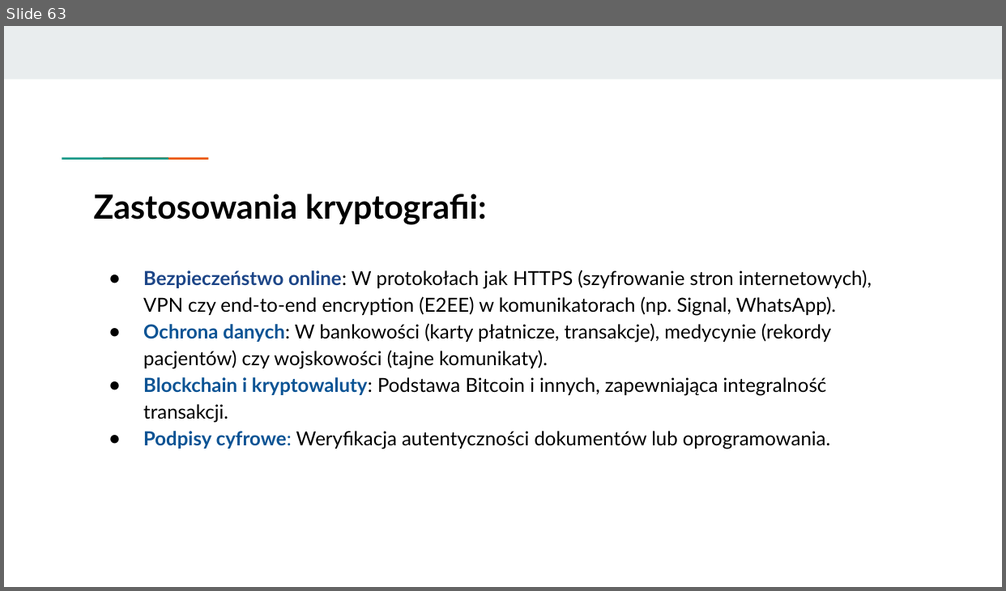
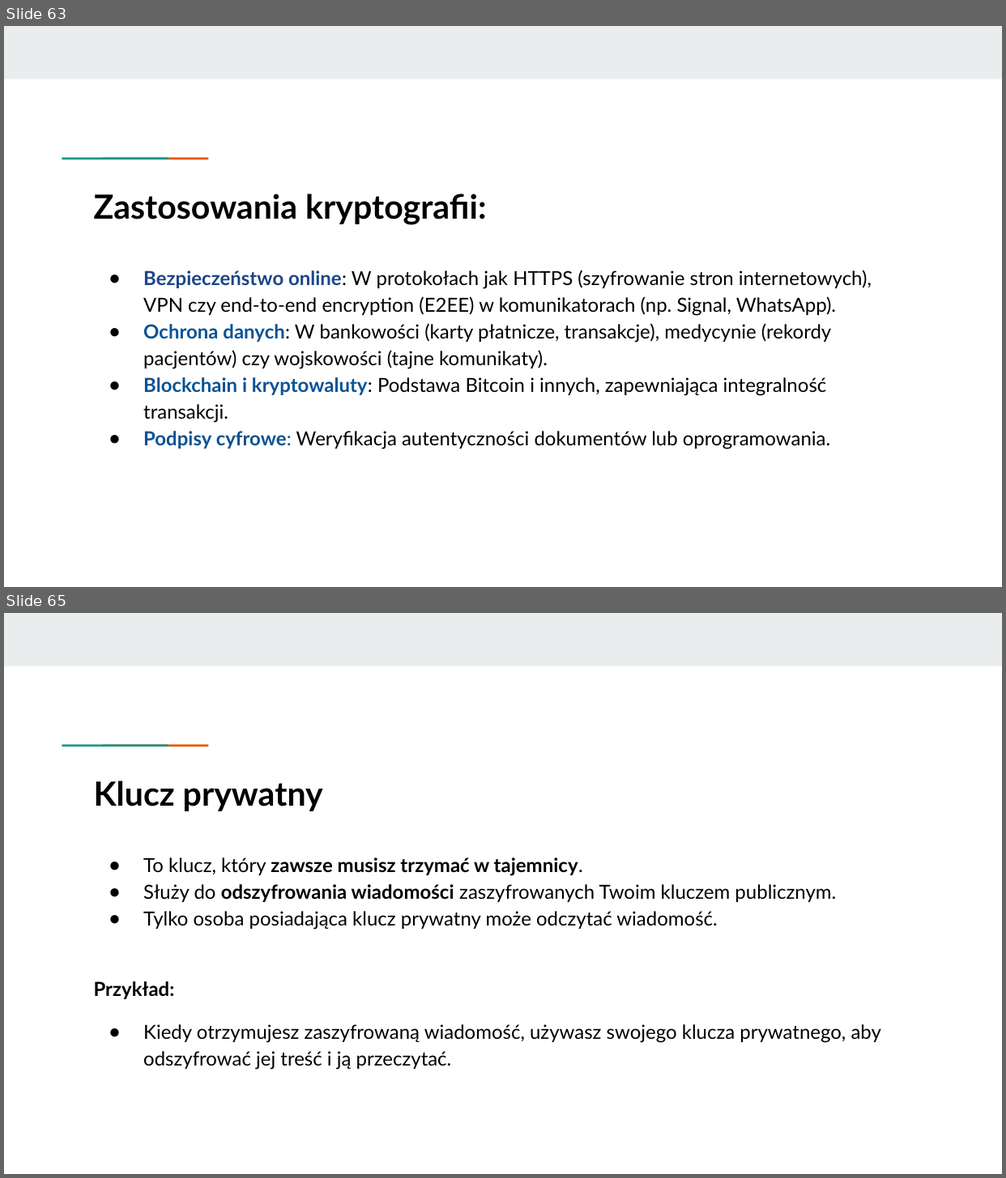
Before and after one commit to KasiaKasia/PRZEDMIOTY, a slide deck: ZASTOSOWANIE_INFORMATYKI/1A-gr_2/Zastosowanie informatyki - 1A gr. 2-plik2.pptx. Shown one above the other, each under a label of ours: slide 63 before the commit, slides 63 and 65 after it; the slides between them are not shown. The pictures are 1006x591 and 1006x1178 pixels, drawn with LibreOffice and Linux fonts; fonts in the diff are those of the drawing. Boxes give left, top, right and bottom in pixels: in the first picture for what was removed or moved away, otherwise in the second. Text is boxed around its words. In the diff, an @@ line names an element or a change of style, - is before the commit and + after.

```diff
--- a/ZASTOSOWANIE_INFORMATYKI/1A-gr_2/Zastosowanie informatyki - 1A gr. 2-plik2.pptx
+++ b/ZASTOSOWANIE_INFORMATYKI/1A-gr_2/Zastosowanie informatyki - 1A gr. 2-plik2.pptx
@@ slide 65 added at [4,613,1002,1174], background #FFFFFF; not listed: 3 template elements that a slide beside it also shows @@
@@ title added at [94,781,323,811], 24 pt, text #000000, bold @@
+Klucz prywatny
@@ text added at [94,858,881,1070], 14 pt, text #000000 @@
+● To klucz, który zawsze musisz trzymać w tajemnicy.
+● Służy do odszyfrowania wiadomości zaszyfrowanych Twoim kluczem publicznym.
+● Tylko osoba posiadająca klucz prywatny może odczytać wiadomość.
+Przykład:
+● Kiedy otrzymujesz zaszyfrowaną wiadomość, używasz swojego klucza prywatnego, aby odszyfrować jej treść i ją przeczytać.
```
Also in this commit, not shown: 7 other slides added, 2 other files.
